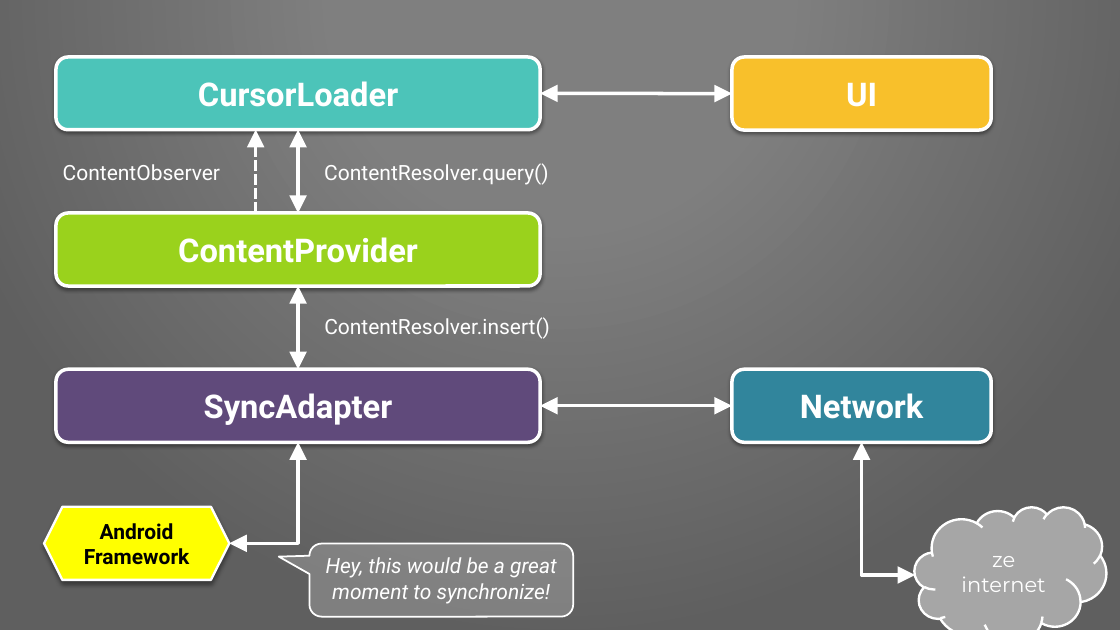
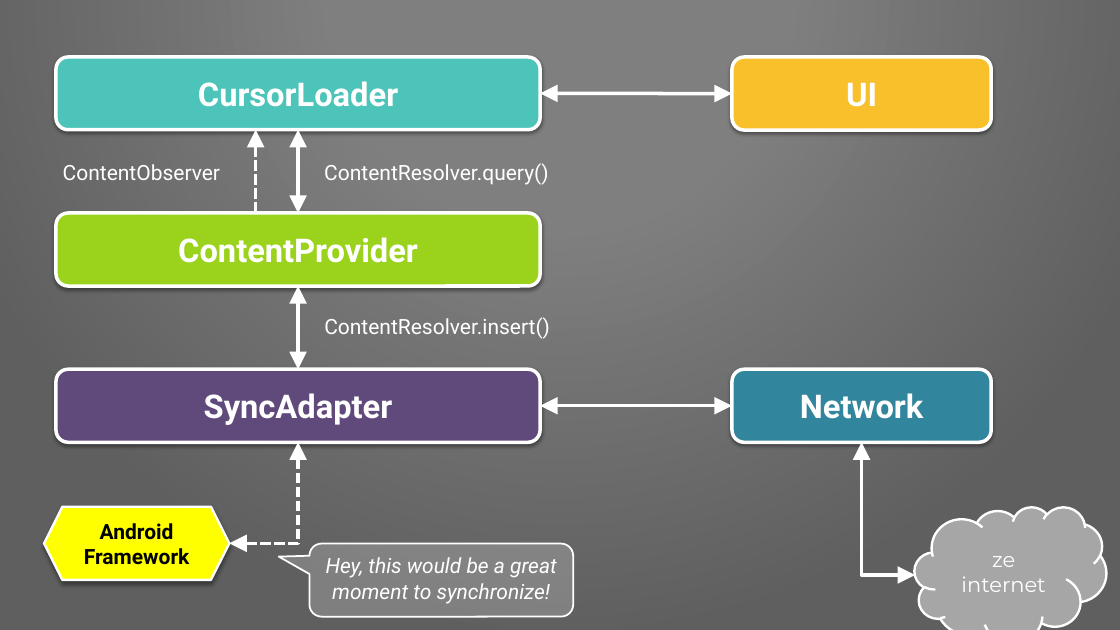
Before and after one commit to Pixplicity/sync-demo, a slide deck: slide 9 of I've been doing some syncing.pptx. Drawn at 1120x630 pixels with LibreOffice and Linux fonts; fonts in the diff are those of the drawing; background and template pictures are left out. Boxes give left, top, right and bottom in pixels: in the first picture for what was removed or moved away, otherwise in the second. Text is boxed around its words. In the diff, an @@ line names an element or a change of style, - is before the commit and + after.

```diff
--- a/I've been doing some syncing.pptx
+++ b/I've been doing some syncing.pptx
@@ elbow double arrow (298, 443) - (229, 544): stroke #FFFFFF 3 pt to #FFFFFF 3 pt dashed @@
```
Also in this commit, not shown: 1 other slide changed, 5 slides added, 1 slide removed.
